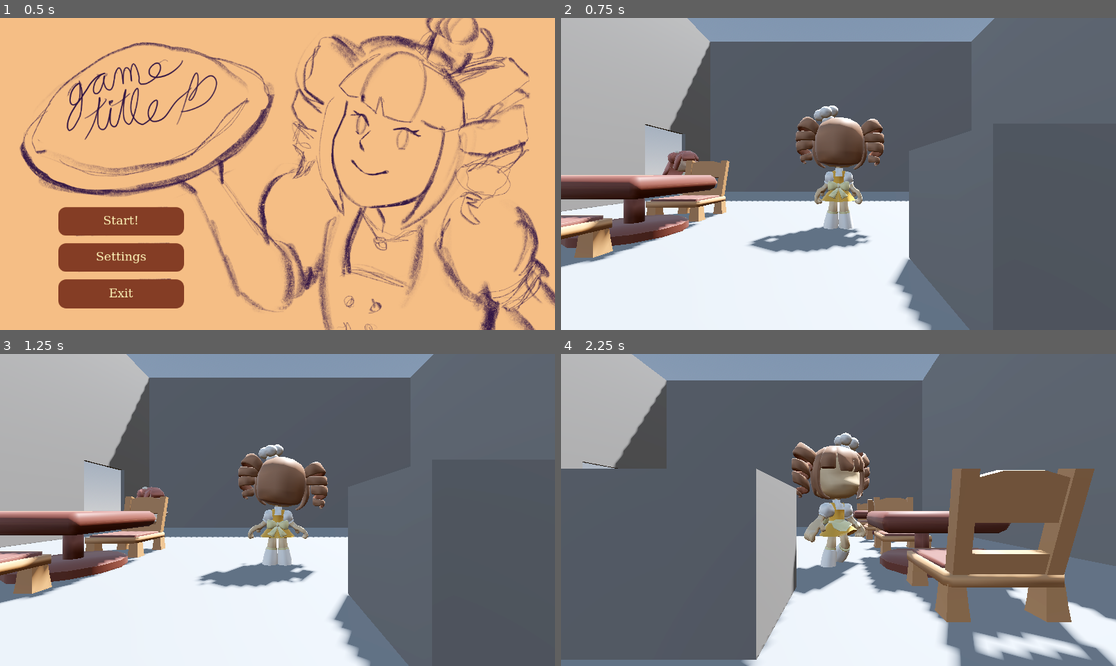
Above: before the commit, frames 1-4 (two rows, left to right).
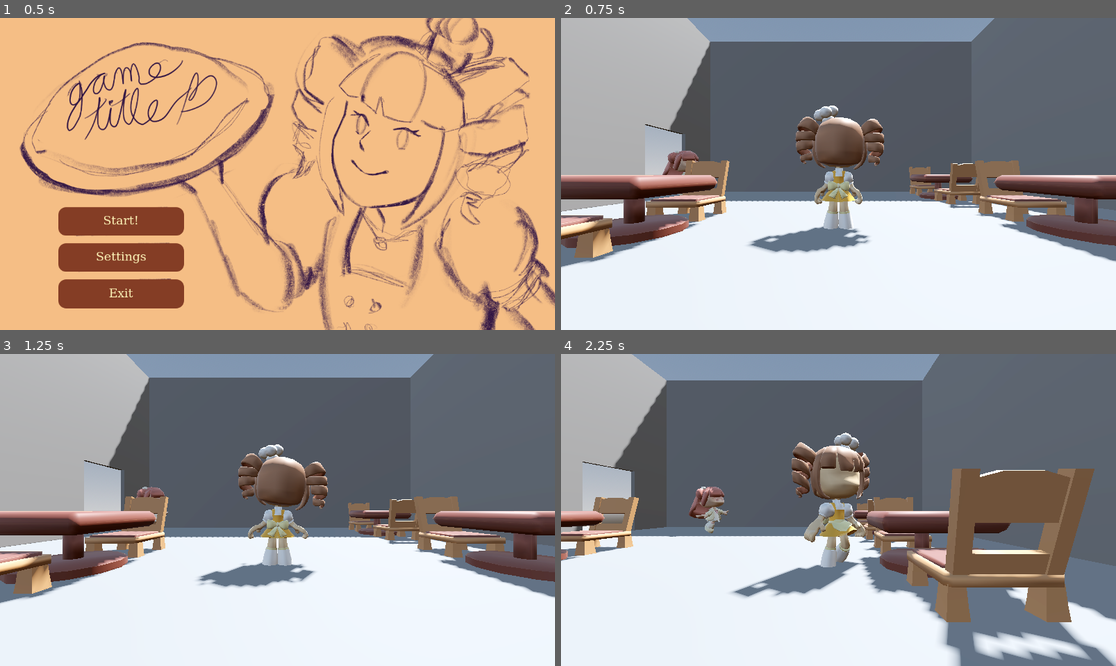
Above: after the commit, the same moments.

Repository: kqtiiv/cafe-dot-game-jam
Game: Godot game, scene res://Scenes/TitleScreen.tscn
Same seed, same stepped clock (60 frames per second), same inputs: the game is played once before the commit and once after it.
Inputs (mouse positions are in pixels of both pictures, inside the frame that each line leads up to):
- Up to frame 1 (0.5 s): no input
- Up to frame 2 (0.75 s): click "Start!" at 0.5 s
- Up to frame 3 (1.25 s): no input
- Up to frame 4 (2.25 s): tap Enter (ui_accept) at 1.25, 1.52 s; move the mouse to (960, 494) at 1.27 s; hold D (right) 1.28-2.03 s; click (960, 494) at 1.42 s; move the mouse to (727, 525) at 2.02 s; hold S (back) from 2.03 s (still down)

Frame 1 is identical in both runs. In frame 2, 19% of the frame differs, in the area x 59-100%, y 45-100%; in frame 3, 19%; in frame 4, 23%, in the area x 0-43%, y 36-100%.

Commit message:
button things
fonts uploaded and emotion panel start

Diff:
--- /dev/null
+++ b/EmotionSelect.tscn
@@ -0,0 +1,211 @@
+[gd_scene load_steps=12 format=3 uid="uid://dbi2a4tphjtll"]
+
+[ext_resource type="FontFile" uid="uid://bsetqd2y0fnfh" path="res://Fonts/Chocolate Donuts.otf" id="1_vyxpl"]
+[ext_resource type="FontFile" uid="uid://bmld7dflfbl5m" path="res://Fonts/Poppin-Regular.ttf" id="2_n8yl6"]
+[ext_resource type="FontFile" uid="uid://c42aj427552up" path="res://Fonts/Vividly-Regular.ttf" id="3_asmro"]
+[ext_resource type="FontFile" uid="uid://bskeu06nps0kw" path="res://Fonts/Start Story.ttf" id="4_5kwr4"]
+[ext_resource type="FontFile" uid="uid://bb35lo3oya030" path="res://Fonts/Cutewritten-Regular.ttf" id="5_vb0ah"]
+
+[sub_resource type="StyleBoxFlat" id="StyleBoxFlat_5w1wy"]
+bg_color = Color(0.99215686, 0.95686275, 0.72156864, 1)
+corner_radius_top_left = 20
+corner_radius_top_right = 20
+corner_radius_bottom_right = 20
+corner_radius_bottom_left = 20
+
+[sub_resource type="StyleBoxFlat" id="StyleBoxFlat_7w1rj"]
+bg_color = Color(0.9843137, 0.73333335, 0.25490198, 1)
+border_color = Color(0.8, 0.8, 0.8, 0)
+corner_radius_top_left = 10
+corner_radius_top_right = 10
+corner_radius_bottom_right = 10
+corner_radius_bottom_left = 10
+expand_margin_left = 20.0
+expand_margin_top = 5.0
+expand_margin_right = 20.0
+expand_margin_bottom = 5.0
+
+[sub_resource type="StyleBoxFlat" id="StyleBoxFlat_3l5kh"]
+bg_color = Color(0.9607843, 0.74509805, 0.52156866, 1)
+corner_radius_top_left = 10
+corner_radius_top_right = 10
+corner_radius_bottom_right = 10
+corner_radius_bottom_left = 10
+expand_margin_left = 20.0
+expand_margin_top = 5.0
+expand_margin_right = 20.0
+expand_margin_bottom = 5.0
+
+[sub_resource type="StyleBoxFlat" id="StyleBoxFlat_itqyv"]
+bg_color = Color(0.22723183, 0.53280044, 0.69686294, 1)
+corner_radius_top_left = 10
+corner_radius_top_right = 10
+corner_radius_bottom_right = 10
+corner_radius_bottom_left = 10
+expand_margin_left = 20.0
+expand_margin_top = 5.0
+expand_margin_right = 20.0
+expand_margin_bottom = 5.0
+
+[sub_resource type="StyleBoxFlat" id="StyleBoxFlat_s8ppi"]
+bg_color = Color(0.9607843, 0.74509805, 0.52156866, 1)
+corner_radius_top_left = 10
+corner_radius_top_right = 10
+corner_radius_bottom_right = 10
+corner_radius_bottom_left = 10
+expand_margin_left = 20.0
+expand_margin_top = 5.0
+expand_margin_right = 20.0
+expand_margin_bottom = 5.0
+
+[sub_resource type="StyleBoxEmpty" id="StyleBoxEmpty_3sgvc"]
+
+[node name="EmotionSelect" type="Control"]
+layout_mode = 3
+anchors_preset = 15
+anchor_right = 1.0
+anchor_bottom = 1.0
+offset_left = 8.0
+offset_top = 4.0
+offset_right = 8.0
+offset_bottom = 4.0
+grow_horizontal = 2
+grow_vertical = 2
+
+[node name="Panel" type="Panel" parent="."]
+layout_mode = 1
+anchors_preset = -1
+anchor_left = 0.832
+anchor_top = 0.277
+anchor_right = 0.832
+anchor_bottom = 0.277
+offset_left = -101.46399
+offset_top = -121.496
+offset_right = 102.53601
+offset_bottom = 122.004
+grow_horizontal = 2
+grow_vertical = 2
+theme_override_styles/panel = SubResource("StyleBoxFlat_5w1wy")
+
+[node name="VBoxContainer" type="VBoxContainer" parent="Panel"]
+layout_mode = 1
+anchors_preset = 8
+anchor_left = 0.5
+anchor_top = 0.5
+anchor_right = 0.5
+anchor_bottom = 0.5
+offset_left = -93.0
+offset_top = -114.5
+offset_right = 93.0
+offset_bottom = 114.5
+grow_horizontal = 2
+grow_vertical = 2
+theme_override_constants/separation = 31
+alignment = 1
+
+[node name="Label" type="Label" parent="Panel/VBoxContainer"]
+layout_mode = 2
+size_flags_horizontal = 4
+theme_override_colors/font_color = Color(0.22723183, 0.53280044, 0.69686294, 1)
+text = "⋆｡‧˚ʚ♡ɞ˚‧｡⋆"
+
+[node name="emotion1" type="Button" parent="Panel/VBoxContainer"]
+layout_mode = 2
+size_flags_horizontal = 4
+size_flags_stretch_ratio = 0.0
+theme_override_colors/font_color = Color(0.5176471, 0.23921569, 0.14509805, 1)
+theme_override_colors/font_focus_color = Color(0.5176471, 0.23921569, 0.14509805, 1)
+theme_override_colors/font_pressed_color = Color(0.5176471, 0.23921569, 0.14509805, 1)
+theme_override_colors/font_hover_color = Color(0.99215686, 0.95686275, 0.72156864, 1)
+theme_override_colors/font_hover_pressed_color = Color(0.99215686, 0.95686275, 0.72156864, 1)
+theme_override_styles/normal = SubResource("StyleBoxFlat_7w1rj")
+theme_override_styles/pressed = SubResource("StyleBoxFlat_3l5kh")
+theme_override_styles/hover = SubResource("StyleBoxFlat_itqyv")
+theme_override_styles/hover_pressed = SubResource("StyleBoxFlat_s8ppi")
+theme_override_styles/focus = SubResource("StyleBoxEmpty_3sgvc")
+text = "Emotion Here"
+icon_alignment = 1
+
+[node name="emotion2" type="Button" parent="Panel/VBoxContainer"]
+layout_mode = 2
+size_flags_horizontal = 4
+size_flags_stretch_ratio = 0.0
+theme_override_colors/font_color = Color(0.5176471, 0.23921569, 0.14509805, 1)
+theme_override_colors/font_focus_color = Color(0.5176471, 0.23921569, 0.14509805, 1)
+theme_override_colors/font_pressed_color = Color(0.5176471, 0.23921569, 0.14509805, 1)
+theme_override_colors/font_hover_color = Color(0.99215686, 0.95686275, 0.72156864, 1)
+theme_override_colors/font_hover_pressed_color = Color(0.99215686, 0.95686275, 0.72156864, 1)
+theme_override_styles/normal = SubResource("StyleBoxFlat_7w1rj")
+theme_override_styles/pressed = SubResource("StyleBoxFlat_3l5kh")
+theme_override_styles/hover = SubResource("StyleBoxFlat_itqyv")
+theme_override_styles/hover_pressed = SubResource("StyleBoxFlat_s8ppi")
+theme_override_styles/focus = SubResource("StyleBoxEmpty_3sgvc")
+text = "Emotion Here"
+icon_alignment = 1
+
+[node name="emotion3" type="Button" parent="Panel/VBoxContainer"]
+layout_mode = 2
+size_flags_horizontal = 4
+size_flags_stretch_ratio = 0.0
+theme_override_colors/font_color = Color(0.5176471, 0.23921569, 0.14509805, 1)
+theme_override_colors/font_focus_color = Color(0.5176471, 0.23921569, 0.14509805, 1)
+theme_override_colors/font_pressed_color = Color(0.5176471, 0.23921569, 0.14509805, 1)
+theme_override_colors/font_hover_color = Color(0.99215686, 0.95686275, 0.72156864, 1)
+theme_override_colors/font_hover_pressed_color = Color(0.99215686, 0.95686275, 0.72156864, 1)
+theme_override_styles/normal = SubResource("StyleBoxFlat_7w1rj")
+theme_override_styles/pressed = SubResource("StyleBoxFlat_3l5kh")
+theme_override_styles/hover = SubResource("StyleBoxFlat_itqyv")
+theme_override_styles/hover_pressed = SubResource("StyleBoxFlat_s8ppi")
+theme_override_styles/focus = SubResource("StyleBoxEmpty_3sgvc")
+text = "Emotion Here"
+icon_alignment = 1
+
+[node name="Label" type="Label" parent="."]
+layout_mode = 0
+offset_left = 85.0
+offset_top = 4.0
+offset_right = 350.0
+offset_bottom = 61.0
+theme_override_fonts/font = ExtResource("1_vyxpl")
+theme_override_font_sizes/font_size = 44
+text = "Test font here"
+
+[node name="Label2" type="Label" parent="."]
+layout_mode = 0
+offset_left = 87.0
+offset_top = 63.0
+offset_right = 352.0
+offset_bottom = 105.0
+theme_override_fonts/font = ExtResource("2_n8yl6")
+theme_override_font_sizes/font_size = 34
+text = "Test font here"
+
+[node name="Label3" type="Label" parent="."]
+layout_mode = 0
+offset_left = 86.0
+offset_top = 105.0
+offset_right = 351.0
+offset_bottom = 147.0
+theme_override_fonts/font = ExtResource("3_asmro")
+theme_override_font_sizes/font_size = 49
+text = "Test font here"
+
+[node name="Label4" type="Label" parent="."]
+layout_mode = 0
+offset_left = 86.0
+offset_top = 148.0
+offset_right = 351.0
+offset_bottom = 190.0
+theme_override_fonts/font = ExtResource("4_5kwr4")
+theme_override_font_sizes/font_size = 36
+text = "Test font here"
+
+[node name="Label5" type="Label" parent="."]
+layout_mode = 0
+offset_left = 84.0
+offset_top = 200.0
+offset_right = 349.0
+offset_bottom = 242.0
+theme_override_fonts/font = ExtResource("5_vb0ah")
+theme_override_font_sizes/font_size = 46
+text = "Test font here"
--- a/Scenes/LevelOneTestPanel.tscn
+++ /dev/null
@@ -1,50 +0,0 @@
-[gd_scene load_steps=3 format=3 uid="uid://bi1e8yfsg5kfg"]
-
-[sub_resource type="StyleBoxFlat" id="StyleBoxFlat_v8of1"]
-bg_color = Color(0.7232502, 0.6571508, 0.8852064, 1)
-
-[sub_resource type="FontFile" id="FontFile_lq6gp"]
-cache/0/116/0/ascent = 0.0
-cache/0/116/0/descent = 0.0
-cache/0/116/0/underline_position = 0.0
-cache/0/116/0/underline_thickness = 0.0
-cache/0/116/0/scale = 1.0
-cache/0/16/0/ascent = 0.0
-cache/0/16/0/descent = 0.0
-cache/0/16/0/underline_position = 0.0
-cache/0/16/0/underline_thickness = 0.0
-cache/0/16/0/scale = 1.0
-
-[node name="Control" type="Control"]
-layout_mode = 3
-anchors_preset = 15
-anchor_right = 1.0
-anchor_bottom = 1.0
-grow_horizontal = 2
-grow_vertical = 2
-
-[node name="Panel" type="Panel" parent="."]
-layout_mode = 1
-anchors_preset = 15
-anchor_right = 1.0
-anchor_bottom = 1.0
-grow_horizontal = 2
-grow_vertical = 2
-theme_override_styles/panel = SubResource("StyleBoxFlat_v8of1")
-
-[node name="Label" type="Label" parent="Panel"]
-layout_mode = 1
-anchors_preset = 8
-anchor_left = 0.5
-anchor_top = 0.5
-anchor_right = 0.5
-anchor_bottom = 0.5
-offset_left = -171.5
-offset_top = -78.0
-offset_right = 171.5
-offset_bottom = 78.0
-grow_horizontal = 2
-grow_vertical = 2
-theme_override_fonts/font = SubResource("FontFile_lq6gp")
-theme_override_font_sizes/font_size = 116
-text = "yippeeee"
--- a/Scenes/MainLevel.tscn
+++ b/Scenes/MainLevel.tscn
@@ -89,10 +89,6 @@
 transform = Transform3D(1, 0, 0, 0, 1, 0, 0, 0, 1, 0, 0, -6.201359)
 curve = SubResource("Curve3D_ymtjv")
 
-[node name="CSGBox3D" type="CSGBox3D" parent="CSGBox3D"]
-transform = Transform3D(1, 0, 0, 0, 1, 0, 0, 0, 1, 1.1439278, 0.46553576, -0.68758106)
-size = Vector3(1, 1.0169678, 1)
-
 [node name="CanvasLayer" type="CanvasLayer" parent="."]
 
 [node name="PauseMenu" parent="CanvasLayer" instance=ExtResource("1_r7jfx")]
Binary file added: Fonts/Chocolate Donuts.otf
Not shown, changed: Fonts/Chocolate Donuts.otf.import
Not shown, added: Fonts/Cutewritten-Regular.ttf.import
Binary file added: Fonts/Poppin-Regular.ttf
Not shown, added: Fonts/Poppin-Regular.ttf.import
Binary file added: Fonts/Start Story.ttf
Not shown, added: Fonts/Start Story.ttf.import
Binary file added: Fonts/Vividly-Regular.ttf
Not shown, added: Fonts/Vividly-Regular.ttf.import
